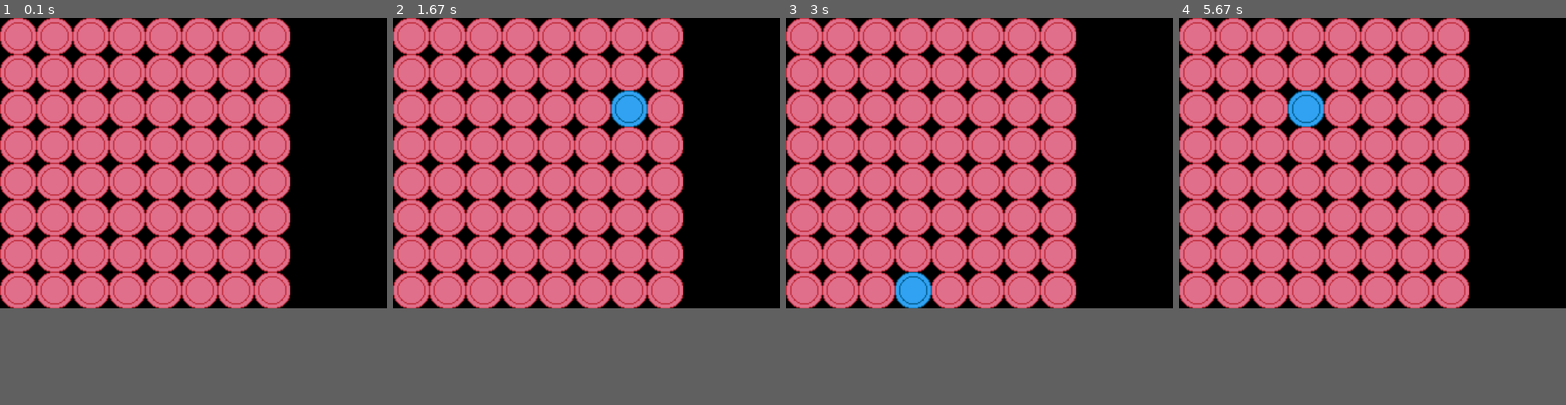
Above: before the commit, frames 1-4 (left to right).
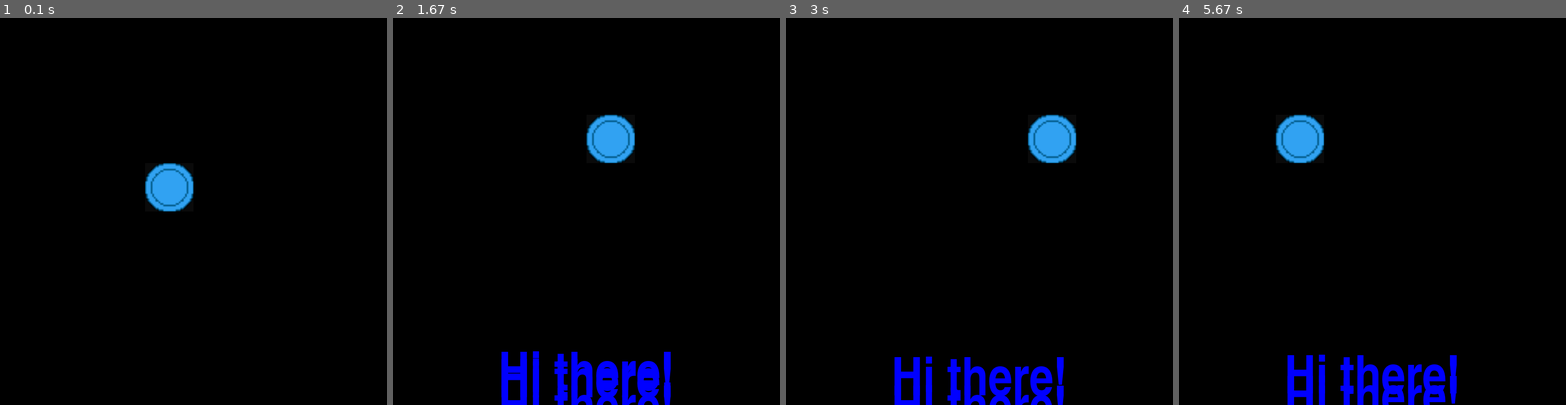
Above: after the commit, the same moments.

Repository: RageInTheCage/Random
Game: pygame game, started from Python/Pygame/Demo.py
Two runs of this game, one before a commit and one after it. Both use one fixed random seed, a clock stepped at 60 frames per second and the inputs below.
Inputs (mouse positions are in pixels of both pictures, inside the frame that each line leads up to):
- Up to frame 1 (0.1 s): no input
- Up to frame 2 (1.67 s): press the mouse at (710, 199) at 0.37 s; move the mouse to (648, 219) at 0.47 s; release the mouse at (586, 238) at 0.6 s; hold Right 0.67-1.13 s; click (621, 118) at 0.75 s; hold Up 1.17-1.47 s; click (571, 281) at 1.25 s; hold Right from 1.5 s (still down); click (613, 122) at 1.58 s
- Up to frame 3 (3 s): release Right at 1.97 s; hold Left 2-2.53 s; click (1107, 87) at 2.08 s; hold Down 2.57-2.87 s; click (944, 346) at 2.65 s; hold Left from 2.9 s (still down); click (1060, 141) at 2.98 s
- Up to frame 4 (5.67 s): release Left at 3.3 s; hold Up 3.33-3.7 s; click (1279, 226) at 3.42 s; hold Right 3.73-4.37 s; click (1287, 141) at 3.82 s; hold Down 4.4-4.77 s; click (1403, 234) at 4.48 s; hold Left 4.8-5.27 s; click (1229, 172) at 4.88 s; hold Right from 5.3 s (still down); click (1298, 118) at 5.38 s
The window is 800x600 before the commit and 800x800 after it. Grey fills any space a smaller window leaves; there, only what the larger window draws over its background counts as a difference.

The runs differ from the first frame. In frame 1, 48% of the frame differs, in the area x 0-75%, y 0-75%; in frame 2, 52%, in the area x 0-75%, y 0-100%; in frame 3, 51%; in frame 4, 51%.

Commit message:
Experiment with text Dialog class

Diff:
--- a/Python/Pygame/Demo.py
+++ b/Python/Pygame/Demo.py
@@ -1,6 +1,6 @@
 from Graphics import Graphics
 
-display_height = 600
+display_height = 800
 display_width = 800
 
 game_board = Graphics(display_width, display_height)
--- /dev/null
+++ b/Python/Pygame/Dialog.py
@@ -0,0 +1,32 @@
+import pygame
+
+
+class Dialog(object):
+    def __init__(self, display, message, milliseconds, font_name='Impact', font_size=100):
+        self.display = display
+        font = pygame.font.SysFont(font_name, font_size)
+        colour = (0, 0, 255)
+
+        self.text_surface = font.render(message, True, colour)
+        self.text_rectangle = self.text_surface.get_rect()
+
+        display_size = self.display.get_rect()
+
+        self.text_rectangle.left = (display_size.width - self.text_rectangle.width) / 2
+        self.text_rectangle.top = display_size.height - self.text_rectangle.height
+
+        self.hide_after_ticks = pygame.time.get_ticks() + milliseconds
+        self.final_top = display_size.height
+
+        self.acceleration = .2
+        self.speed = 0
+
+    def display_message(self):
+        self.display.blit(self.text_surface, self.text_rectangle)
+
+    def animate(self):
+        self.speed += self.acceleration
+        self.text_rectangle.top += self.speed
+
+    def times_up(self):
+        return self.text_rectangle.top > self.final_top or pygame.time.get_ticks() > self.hide_after_ticks
--- a/Python/Pygame/Graphics.py
+++ b/Python/Pygame/Graphics.py
@@ -1,5 +1,15 @@
 import pygame
 from Sprites import Sprites
+from Dialog import Dialog
+
+
+def check_bounds(coordinate):
+    if coordinate < 0:
+        return 0
+    if coordinate > 7:
+        return 7
+    return coordinate
+
 
 class Graphics(object):
     def __init__(self, display_width, display_height):
@@ -7,6 +17,8 @@
 
         self.game_display = pygame.display.set_mode((display_width, display_height))
         pygame.display.set_caption('Reversi')
+        self.width = display_width
+        self.height = display_height
 
         sprites = Sprites("Reversi Pieces.png", 2, 1)
 
@@ -17,62 +29,90 @@
             sprites.get_tile(1, 0, self.piece_size, self.piece_size)
             )
 
+        self.background_colour = (0, 0, 0)
+        self.cursor_colour = (10, 10, 10)
         self.cursor = [3, 3]
 
+        self.dialogs = []
+
+
+    def fill(self):
+        self.game_display.fill(self.background_colour)
 
     def draw_piece(self, player_number, x, y):
         self.game_display.blit(self.pieces[player_number], (x * self.piece_size, y * self.piece_size))
+
+    def draw_rectangle(self, location, colour):
+        self.game_display.fill(colour, (location[0] * self.piece_size, location[1] * self.piece_size,
+                                        self.piece_size, self.piece_size))
+
+    def draw_cursor(self, player_number):
+        self.draw_rectangle(self.cursor, self.cursor_colour)
+        self.draw_piece(player_number, self.cursor[0], self.cursor[1])
 
     def game_loop(self):
         clock = pygame.time.Clock()
 
         player_number = 0
+
         for x in range(0, 8):
             for y in reversed(range(0, 8)):
                 self.draw_piece(player_number, x, y)
-
         cursor_events = self.cursor_events()
 
         player_number = 1
-        game_over = False
-        while not game_over:
+        player_has_quit = False
+        while not player_has_quit:
             for event in pygame.event.get():
-                if event.type == pygame.KEYDOWN and event.key in cursor_events:
-                    self.draw_piece(1 - player_number, self.cursor[0], self.cursor[1])
-                    vector = cursor_events[event.key]
-                    self.cursor[0] = self.check_bounds(self.cursor[0] + vector[0])
-                    self.cursor[1] = self.check_bounds(self.cursor[1] + vector[1])
-                    self.draw_piece(player_number, self.cursor[0], self.cursor[1])
-
-                if event.type == pygame.MOUSEMOTION:
-                    self.draw_piece(1 - player_number, self.cursor[0], self.cursor[1])
-                    position = pygame.mouse.get_pos()
-                    self.cursor[0] = self.check_bounds(int(position[0] / self.piece_size))
-                    self.cursor[1] = self.check_bounds(int(position[1] / self.piece_size))
-                    self.draw_piece(player_number, self.cursor[0], self.cursor[1])
+                if self.process_cursor_keys(cursor_events, event) \
+                         or self.process_mouse_clicks(event):
+                    self.add_dialog("Hi there!")
 
                 if event.type == pygame.QUIT:
-                    game_over = True
+                    player_has_quit = True
 
+            self.fill()
+            self.draw_cursor(player_number)
+            self.show_dialogs()
             pygame.display.update()
 
             # Frames per second
-            clock.tick(10)
+            clock.tick(30)
 
         pygame.quit()
         quit()
 
-    def check_bounds(self, coordinate):
-        if coordinate < 0:
-            return 0
-        if coordinate > 7:
-            return 7
-        return coordinate
+    def process_mouse_clicks(self, event):
+        if event.type == pygame.MOUSEMOTION:
+            position = pygame.mouse.get_pos()
+            self.cursor[0] = check_bounds(int(position[0] / self.piece_size))
+            self.cursor[1] = check_bounds(int(position[1] / self.piece_size))
+            return False
 
-    def cursor_events(self):
+        return event.type == pygame.MOUSEBUTTONDOWN
+
+    def process_cursor_keys(self, cursor_events, event):
+        if event.type == pygame.KEYDOWN and event.key in cursor_events:
+            vector = cursor_events[event.key]
+            self.cursor[0] = check_bounds(self.cursor[0] + vector[0])
+            self.cursor[1] = check_bounds(self.cursor[1] + vector[1])
+            return False
+
+    @staticmethod
+    def cursor_events():
         return {
             pygame.K_RIGHT: (1, 0),
             pygame.K_LEFT: (-1, 0),
             pygame.K_UP: (0, -1),
             pygame.K_DOWN: (0, 1)
         }
+
+    def add_dialog(self, message):
+        self.dialogs.append(Dialog(self.game_display, message, 3000))
+
+    def show_dialogs(self):
+        for dialog in self.dialogs:
+            dialog.animate()
+            dialog.display_message()
+            if dialog.times_up():
+                self.dialogs.remove(dialog)
--- a/Python/Pygame/Sprites.py
+++ b/Python/Pygame/Sprites.py
@@ -3,7 +3,7 @@
 
 class Sprites(object):
     def __init__(self, file_name, tiles_wide, tiles_high):
-        self.image = pygame.image.load(file_name)
+        self.image = pygame.image.load(file_name).convert_alpha()
         size = self.image.get_rect().size
         self.width = size[0]
         self.height = size[1]
@@ -16,4 +16,6 @@
         cropped_image = pygame.Surface((self.tile_width, self.tile_height))
         cropped_image.blit(self.image, (0, 0),
                            (x * self.tile_width, y * self.tile_height, self.tile_width, self.tile_height))
-        return pygame.transform.smoothscale(cropped_image, (width, height))
+        scaled_image = pygame.transform.smoothscale(cropped_image, (width, height))
+        scaled_image.set_colorkey((0, 0, 0), pygame.RLEACCEL)
+        return scaled_image
--- a/Python/Reversi/Game.py
+++ b/Python/Reversi/Game.py
@@ -92,6 +92,7 @@
 def playGame():
     global game_board
     global graphics
+
     game_board = GameBoard()
     players = get_players()
     graphics = Graphics((300, 300), game_board)
--- a/Python/Reversi/Graphics.py
+++ b/Python/Reversi/Graphics.py
@@ -48,11 +48,13 @@
     def show_moves(self):
         key = (self.cursor[0], self.cursor[1])
         if key in self.moves:
+            self.cursor_colour = pygame.color.Color("green")
             move = self.moves[key]
 
             for piece in move.overturned:
                 self.draw_rectangle(piece, self.cursor_colour)
             return
+        self.cursor_colour = pygame.color.Color("red")
 
         for key, move in self.moves.items():
             self.draw_rectangle((move.x, move.y), self.move_colour)
